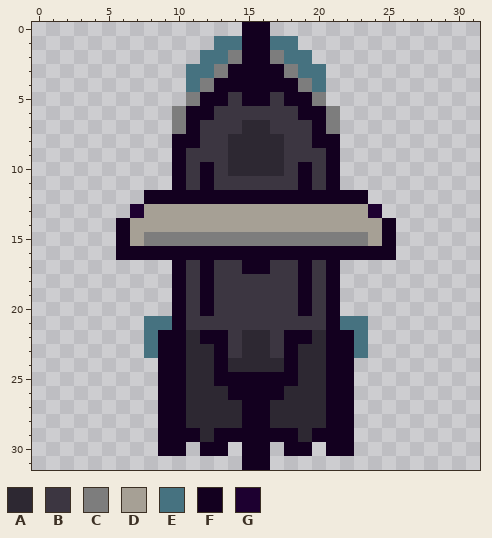
Edited in one commit: pixel-art sprite (Tiles/whale_hunter Sprites/whale_hunter01.png). Above: the version before the commit.
The file is 32x32 pixels.
Palette (. is transparent): A #2d2832  B #3c3641  C #7d7d7d  D #a6a095  E #467280  F #13001f  G #1d0030
Pixels before, first column x 6:
 0 .........FF.........
 1 .......EEFFEE.......
 2 ......EECFFCEE......
 3 .....EECFFFFCEE.....
 4 .....ECFFFFFFCE.....
 5 .....CFFBFFBFFC.....
 6 ....CFFBBBBBBFFC....
 7 ....CFBBBAABBBFC....
 8 ....FFBBAAAABBFF....
 9 ....FBBBAAAABBBF....
10 ....FBFBAAAABFBF....
11 ....FBFBBBBBBFBF....
12 ..FFFFFFFFFFFFFFFF..
13 .GDDDDDDDDDDDDDDDDG.
14 FDDDDDDDDDDDDDDDDDDF
15 FDCCCCCCCCCCCCCCCCDF
16 FFFFFFFFFFFFFFFFFFFF
17 ....FBFBBFFBBFBF....
18 ....FBFBBBBBBFBF....
19 ....FBFBBBBBBFBF....
20 ....FBFBBBBBBFBF....
21 ..EEFBBBBBBBBBBFEE..
22 ..EFFAFFBAABFFAFFE..
23 ..EFFAAFBAABFAAFFE..
24 ...FFAAFAAAAFAAFF...
25 ...FFAAFFFFFFAAFF...
26 ...FFAAAFFFFAAAFF...
27 ...FFAAAAFFAAAAFF...
28 ...FFAAAAFFAAAAFF...
29 ...FFFAFFFFFFAFFF...
30 ...FF.FF.FF.FF.FF...
31 .........FF.........
And afterwards:
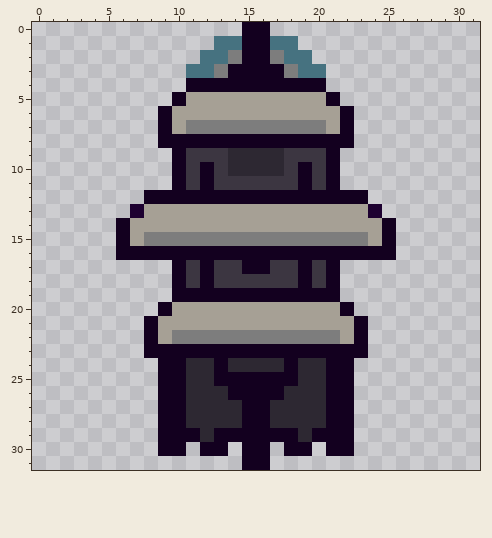
Diff:
{"y":4,"x":11,"old":"EC","new":"FF"}
{"y":4,"x":19,"old":"CE","new":"FF"}
{"y":5,"x":10,"old":".CFFBFFBFFC.","new":"FDDDDDDDDDDF"}
{"y":6,"x":9,"old":".CFFBBBBBBFFC.","new":"FDDDDDDDDDDDDF"}
{"y":7,"x":9,"old":".CFBBBAABBBFC.","new":"FDCCCCCCCCCCDF"}
{"y":8,"x":9,"old":".","new":"F"}
{"y":8,"x":12,"old":"BBAAAABB","new":"FFFFFFFF"}
{"y":8,"x":22,"old":".","new":"F"}
{"y":19,"x":11,"old":"B","new":"F"}
{"y":19,"x":13,"old":"BBBBBB","new":"FFFFFF"}
{"y":19,"x":20,"old":"B","new":"F"}
{"y":20,"x":9,"old":".FBFBBBBBBFBF.","new":"FDDDDDDDDDDDDF"}
{"y":21,"x":8,"old":"EEFBBBBBBBBBBFEE","new":"FDDDDDDDDDDDDDDF"}
{"y":22,"x":8,"old":"EFFAFFBAABFFAFFE","new":"FDCCCCCCCCCCCCDF"}
{"y":23,"x":8,"old":"E","new":"F"}
{"y":23,"x":11,"old":"AA","new":"FF"}
{"y":23,"x":14,"old":"BAAB","new":"FFFF"}
{"y":23,"x":19,"old":"AA","new":"FF"}
{"y":23,"x":23,"old":"E","new":"F"}
{"label":"changed","picture_box":[158,78,354,148]}
{"label":"changed","picture_box":[144,288,368,358]}
